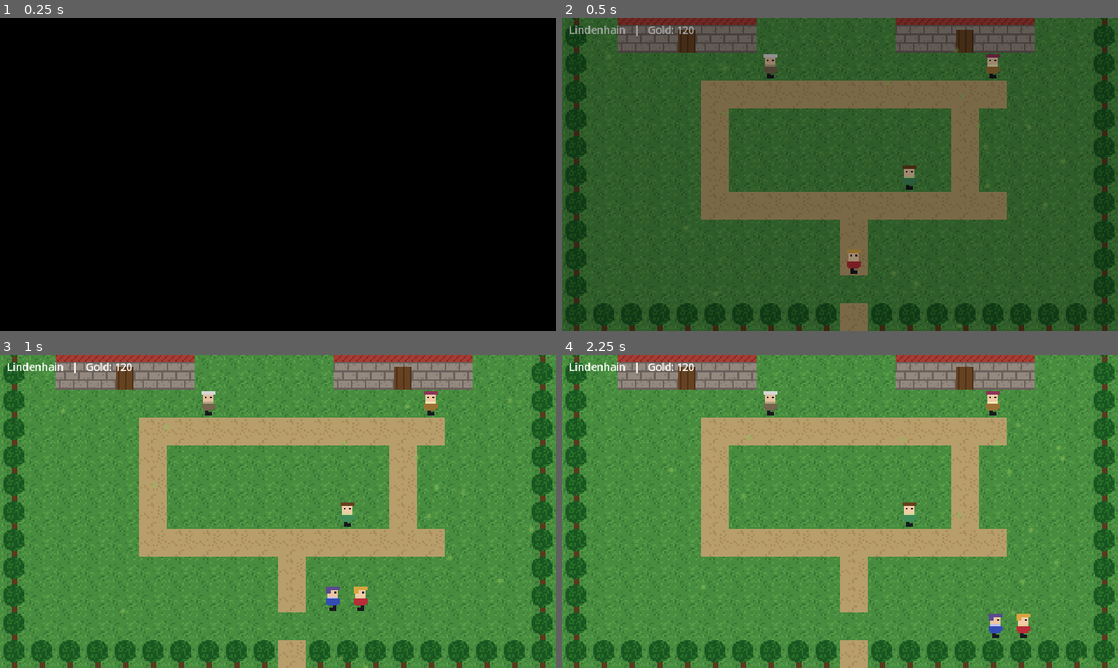
Above: before the commit, frames 1-4 (two rows, left to right).
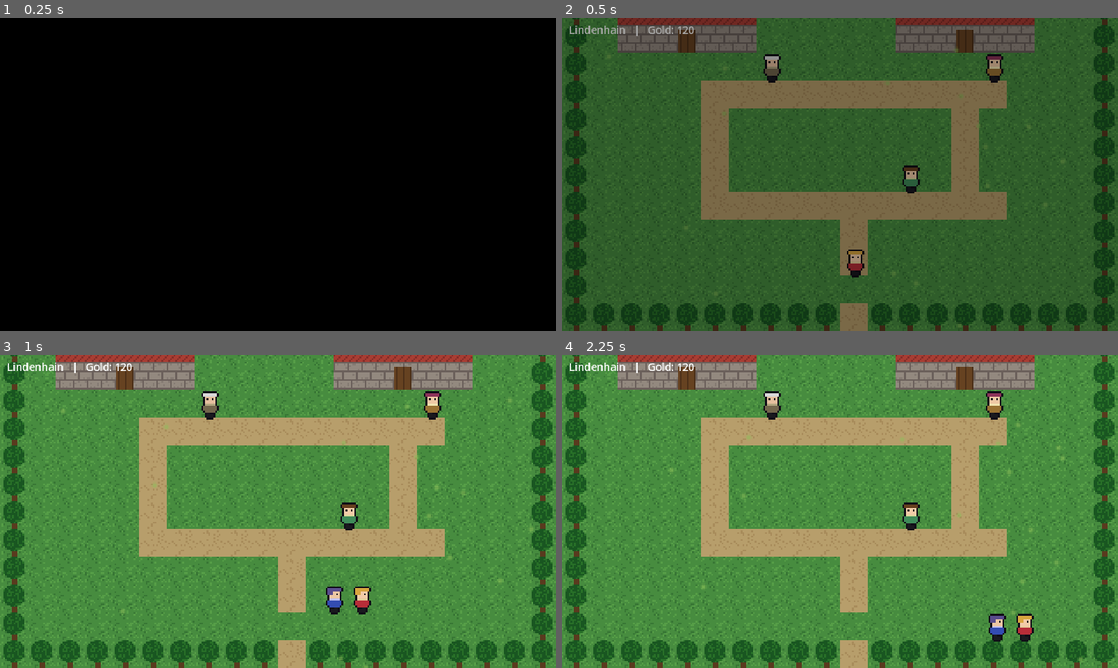
Above: after the commit, the same moments.

Repository: KungFuBrot/RpgGodot
Game: Godot game, scene res://scenes/Main.tscn
Same seed, same stepped clock (60 frames per second), same inputs: the game is played once before the commit and once after it.
Inputs:
- Up to frame 1 (0.25 s): no input
- Up to frame 2 (0.5 s): no input
- Up to frame 3 (1 s): tap Enter at 0.5 s; hold Right (move_right) from 0.53 s (still down); hold Z (confirm) from 0.53 s (still down); tap Space at 0.77 s
- Up to frame 4 (2.25 s): release Right (move_right) at 1.28 s; release Z (confirm) at 1.28 s; hold Down (move_down) 1.28-2.03 s; tap Enter at 1.35 s; tap Space at 1.52 s; hold Right (move_right) from 2.03 s (still down); hold Z (confirm) from 2.03 s (still down)

Frame 1 is identical in both runs. In frame 2, 0.6% of the frame differs, in the area x 36-80%, y 11-83%; in frame 3, 0.7%; in frame 4, 0.8%, in the area x 36-85%, y 11-92%.

Commit message:
Much richer hero and monster presentation
- New detailed battle sprites for the heroes (26x28 instead of 12x16):
  Serena with raised sword, gold hair, red armor and cape; Milo with
  pointed wizard hat, scarf, robe and staff with glowing orb
- Dark 1px outline around all characters, monsters and bosses makes
  every sprite pop against the background (fixed cascade bug: outline
  now samples the source image)
- Two-frame idle animations for all regular monsters: slime squishes,
  bat flaps its wings, skeleton chatters its jaw and sways its arms,
  frost wolf shifts its stance, ice ghost sways its wisps
- Regular monsters scaled up (5x -> 6x) with wider spacing to look
  more imposing next to the bigger heroes
- Occasional white weapon glint sparkle on idle heroes
- Dynamic shadow placement based on sprite size
- Re-export web build

Co-Authored-By: Claude Fable 5 <noreply@anthropic.com>
Claude-Session: https://claude.ai/code/session_01FCjvfjjxqQi9qw4396xiFx

Diff:
--- a/scripts/Battle.gd
+++ b/scripts/Battle.gd
@@ -110,12 +110,11 @@
 	for i in GameState.party.size():
 		var data: Dictionary = GameState.party[i]
 		var s := Sprite2D.new()
-		s.texture = SpriteFactory.character(data["id"], "side", 0)
-		s.flip_h = true
+		s.texture = SpriteFactory.hero_battle(data["id"])
 		s.scale = Vector2(5, 5)
-		var home := Vector2(700 + i * 40, 230 + i * 90)
+		var home := Vector2(700 + i * 45, 225 + i * 95)
 		s.position = home + Vector2(340, 0)
-		_attach_shadow(s, 9, 3, 8.5)
+		_attach_shadow(s, 11, 3, s.texture.get_height() * 0.5 - 1.0)
 		add_child(s)
 		heroes.append({"data": data, "sprite": s, "home": home, "ult_used": false})
 
@@ -124,20 +123,20 @@
 		var is_boss: bool = def.get("boss", false)
 		var s := Sprite2D.new()
 		s.texture = SpriteFactory.enemy(def["sprite"])
-		s.scale = Vector2(7, 7) if is_boss else Vector2(5, 5)
-		var home := Vector2(215, 232) if is_boss else Vector2(230 + (i % 2) * 90, 200 + i * 85)
+		s.scale = Vector2(7, 7) if is_boss else Vector2(6, 6)
+		var home := Vector2(215, 232) if is_boss else Vector2(225 + (i % 2) * 100, 190 + i * 90)
 		s.position = home - Vector2(500, 0)
 		if is_boss:
 			var foot: float = s.texture.get_height() * 0.5 + 0.5
 			_attach_shadow(s, 13, 3, foot)
 			_attach_boss_aura(s, def.get("theme", "bone"))
 		else:
-			_attach_shadow(s, 9, 3, 7.0)
+			_attach_shadow(s, 9, 3, s.texture.get_height() * 0.5 - 1.0)
 		add_child(s)
 		enemies.append({"name": def["name"], "hp": def["hp"], "max_hp": def["hp"],
 			"atk": def["atk"], "def": def["def"], "gold": def["gold"],
 			"sprite": s, "home": home, "alive": true, "is_boss": is_boss,
-			"acts": 0, "enraged": false})
+			"id": def["sprite"], "frame": 0, "acts": 0, "enraged": false})
 
 ## Weicher Schatten unter einem Kämpfer (als Kind, skaliert also mit).
 func _attach_shadow(s: Sprite2D, rx: int, ry: int, foot_y: float) -> void:
@@ -256,6 +255,40 @@
 	snow.texture = SpriteFactory.circle(2, Color.WHITE)
 	snow.z_index = 20
 	add_child(snow)
+
+## Lebendige Idles: Monster wechseln zwischen zwei Posen, Heldenwaffen glitzern.
+func _start_idle_animations() -> void:
+	var frame_timer := Timer.new()
+	frame_timer.wait_time = 0.38
+	frame_timer.autostart = true
+	frame_timer.timeout.connect(func():
+		for e in enemies:
+			if e["alive"] and not e["is_boss"] and SpriteFactory.enemy_has_anim(e["id"]):
+				e["frame"] = 1 - e["frame"]
+				(e["sprite"] as Sprite2D).texture = SpriteFactory.enemy_frame(e["id"], e["frame"]))
+	add_child(frame_timer)
+	var glint_timer := Timer.new()
+	glint_timer.wait_time = 2.6
+	glint_timer.autostart = true
+	glint_timer.timeout.connect(func():
+		var h: Dictionary = heroes[randi() % heroes.size()]
+		if h["data"]["hp"] <= 0:
+			return
+		var s: Sprite2D = h["sprite"]
+		var glint := Sprite2D.new()
+		glint.texture = SpriteFactory.circle(5, Color(1, 1, 1))
+		glint.position = s.position + Vector2(-52, -44) + Vector2(randf_range(-6, 6), randf_range(-6, 6))
+		var mat := CanvasItemMaterial.new()
+		mat.blend_mode = CanvasItemMaterial.BLEND_MODE_ADD
+		glint.material = mat
+		glint.scale = Vector2(0.2, 0.2)
+		add_child(glint)
+		var tw := glint.create_tween()
+		tw.tween_property(glint, "scale", Vector2(1.4, 1.4), 0.18).set_trans(Tween.TRANS_QUAD).set_ease(Tween.EASE_OUT)
+		tw.parallel().tween_property(glint, "rotation", 0.8, 0.4)
+		tw.tween_property(glint, "modulate:a", 0.0, 0.22)
+		tw.tween_callback(glint.queue_free))
+	add_child(glint_timer)
 
 func _idle_bob(s: Sprite2D, period: float) -> Tween:
 	var tw := create_tween().set_loops()
@@ -434,6 +467,7 @@
 		heroes[i]["bob"] = _idle_bob(heroes[i]["sprite"], 2.0 + i * 0.3)
 	for i in enemies.size():
 		_idle_bob(enemies[i]["sprite"], 1.6 + i * 0.25)
+	_start_idle_animations()
 	if not boss_def.is_empty():
 		await _boss_entrance()
 	else:
--- a/scripts/SpriteFactory.gd
+++ b/scripts/SpriteFactory.gd
@@ -7,6 +7,26 @@
 
 static func _tex(img: Image) -> ImageTexture:
 	return ImageTexture.create_from_image(img)
+
+## Dunkle 1px-Kontur um alle opaken Pixel — lässt Figuren deutlich hervortreten.
+static func _outlined(img: Image, color := Color(0.06, 0.05, 0.09)) -> Image:
+	var w := img.get_width()
+	var h := img.get_height()
+	var out := _img(w + 2, h + 2)
+	out.blit_rect(img, Rect2i(0, 0, w, h), Vector2i(1, 1))
+	for y in h + 2:
+		for x in w + 2:
+			if out.get_pixel(x, y).a > 0.01:
+				continue
+			# Nachbarn im QUELLBILD prüfen, sonst frisst sich die Kontur fort.
+			for d: Vector2i in [Vector2i(1, 0), Vector2i(-1, 0), Vector2i(0, 1), Vector2i(0, -1)]:
+				var sx: int = x - 1 + d.x
+				var sy: int = y - 1 + d.y
+				if sx >= 0 and sy >= 0 and sx < w and sy < h \
+						and img.get_pixel(sx, sy).a > 0.35:
+					out.set_pixel(x, y, color)
+					break
+	return out
 
 static func _img(w: int, h: int, base := Color(0, 0, 0, 0)) -> Image:
 	var img := Image.create(w, h, false, Image.FORMAT_RGBA8)
@@ -142,7 +162,120 @@
 	var off := 1 if frame == 1 else 0
 	img.fill_rect(Rect2i(4, 12 + off, 2, 3 - off), dark)
 	img.fill_rect(Rect2i(6, 12 + (1 - off), 2, 3 - (1 - off)), dark)
-	var t := _tex(img)
+	var t := _tex(_outlined(img))
+	_cache[key] = t
+	return t
+
+## ---------- Detaillierte Kampf-Sprites der Helden (blicken nach links) ----------
+
+## Serena: Schwertkämpferin mit erhobener Klinge, Goldhaar und rotem Harnisch.
+static func _serena_battle_img() -> Image:
+	var img := _img(26, 28)
+	var hair := Color(0.92, 0.74, 0.28)
+	var hair2 := Color(0.74, 0.56, 0.18)
+	var skin := Color(0.96, 0.80, 0.66)
+	var armor := Color(0.76, 0.20, 0.24)
+	var armor2 := Color(0.55, 0.12, 0.16)
+	var gold := Color(0.95, 0.82, 0.35)
+	var dark := Color(0.16, 0.14, 0.18)
+	var boot := Color(0.42, 0.28, 0.15)
+	var blade := Color(0.86, 0.91, 0.98)
+	var blade2 := Color(0.60, 0.68, 0.80)
+	# Wehendes Haar hinten
+	img.fill_rect(Rect2i(16, 2, 8, 3), hair)
+	img.fill_rect(Rect2i(18, 5, 7, 3), hair2)
+	img.fill_rect(Rect2i(20, 8, 5, 2), hair)
+	img.fill_rect(Rect2i(22, 10, 3, 2), hair2)
+	# Umhang hinter dem Körper
+	img.fill_rect(Rect2i(17, 10, 5, 10), armor2)
+	for cx in range(17, 22):
+		if (cx % 2) == 0:
+			img.set_pixel(cx, 20, armor2)
+	# Kopf mit Pony
+	img.fill_rect(Rect2i(9, 2, 8, 7), skin)
+	img.fill_rect(Rect2i(8, 1, 10, 2), hair)
+	img.fill_rect(Rect2i(8, 2, 2, 4), hair)
+	img.set_pixel(10, 5, dark)
+	# Körper: Harnisch mit Kragen, Gürtel, Schulterplatte
+	img.fill_rect(Rect2i(10, 9, 8, 8), armor)
+	img.fill_rect(Rect2i(10, 9, 8, 1), gold)
+	img.fill_rect(Rect2i(16, 10, 2, 7), armor2)
+	img.fill_rect(Rect2i(10, 13, 8, 1), gold)
+	img.fill_rect(Rect2i(14, 9, 5, 3), gold)
+	# Vorderer Arm mit Hand am Schwert
+	img.fill_rect(Rect2i(7, 10, 4, 2), armor)
+	img.fill_rect(Rect2i(6, 11, 2, 2), skin)
+	# Erhobene Klinge (diagonal nach vorn-oben) mit Parierstange
+	img.fill_rect(Rect2i(5, 10, 1, 3), gold)
+	for i in 8:
+		var bx := 5 - i / 2
+		var by := 9 - i
+		img.set_pixel(bx, by, blade)
+		img.set_pixel(bx + 1, by, blade2)
+	img.set_pixel(2, 1, Color(1, 1, 1))
+	# Beine im Ausfallschritt + Stiefel
+	img.fill_rect(Rect2i(10, 17, 3, 7), dark)
+	img.fill_rect(Rect2i(14, 17, 3, 7), dark)
+	img.fill_rect(Rect2i(9, 24, 4, 3), boot)
+	img.fill_rect(Rect2i(14, 24, 4, 3), boot)
+	return img
+
+## Milo: Zauberer mit Spitzhut, Schal und Stab samt glühendem Orb.
+static func _milo_battle_img() -> Image:
+	var img := _img(26, 28)
+	var robe := Color(0.24, 0.34, 0.72)
+	var robe2 := Color(0.16, 0.23, 0.52)
+	var trim := Color(0.78, 0.80, 0.96)
+	var hat := Color(0.30, 0.26, 0.60)
+	var hat2 := Color(0.20, 0.17, 0.44)
+	var skin := Color(0.94, 0.79, 0.65)
+	var scarf := Color(0.62, 0.30, 0.62)
+	var wood := Color(0.48, 0.32, 0.16)
+	var orb := Color(0.35, 0.90, 1.0)
+	var dark := Color(0.14, 0.12, 0.18)
+	var gold := Color(0.95, 0.82, 0.35)
+	# Spitzhut mit Knick und Stern
+	img.fill_rect(Rect2i(14, 0, 3, 2), hat2)
+	img.fill_rect(Rect2i(13, 2, 4, 2), hat)
+	img.fill_rect(Rect2i(11, 4, 7, 2), hat)
+	img.fill_rect(Rect2i(9, 6, 11, 1), hat2)
+	img.fill_rect(Rect2i(7, 7, 14, 2), hat)
+	img.set_pixel(12, 4, gold)
+	# Kopf unter der Krempe
+	img.fill_rect(Rect2i(10, 9, 7, 5), skin)
+	img.set_pixel(11, 11, dark)
+	img.fill_rect(Rect2i(16, 9, 2, 3), Color(0.35, 0.30, 0.55))
+	# Schal
+	img.fill_rect(Rect2i(10, 14, 7, 2), scarf)
+	img.fill_rect(Rect2i(15, 16, 3, 4), scarf)
+	# Robe, unten weiter werdend, mit Saum und Gürtel
+	img.fill_rect(Rect2i(10, 16, 8, 5), robe)
+	img.fill_rect(Rect2i(9, 21, 10, 5), robe)
+	img.fill_rect(Rect2i(16, 16, 2, 10), robe2)
+	img.fill_rect(Rect2i(9, 25, 10, 1), trim)
+	img.fill_rect(Rect2i(10, 20, 8, 1), gold)
+	# Arm nach vorn zur Stabhand
+	img.fill_rect(Rect2i(7, 16, 4, 2), robe)
+	img.fill_rect(Rect2i(6, 17, 2, 2), skin)
+	# Stab mit glühendem Orb
+	img.fill_rect(Rect2i(4, 9, 2, 18), wood)
+	img.fill_rect(Rect2i(3, 5, 4, 4), orb)
+	img.fill_rect(Rect2i(4, 6, 2, 2), Color(0.95, 1.0, 1.0))
+	img.set_pixel(2, 6, orb)
+	img.set_pixel(7, 6, orb)
+	img.set_pixel(4, 3, orb)
+	# Füße unter der Robe
+	img.fill_rect(Rect2i(10, 26, 3, 1), dark)
+	img.fill_rect(Rect2i(14, 26, 3, 1), dark)
+	return img
+
+## Großes Kampf-Sprite eines Helden (mit Kontur, gecacht).
+static func hero_battle(id: String) -> Texture2D:
+	var key := "hero_battle_" + id
+	if _cache.has(key):
+		return _cache[key]
+	var img := _serena_battle_img() if id == "serena" else _milo_battle_img()
+	var t := _tex(_outlined(img))
 	_cache[key] = t
 	return t
 
@@ -164,6 +297,20 @@
 			"abbaaaaaaaaaabba",
 			".abbbbbbbbbbbba.",
 			"..abbbbbbbbbba..",
+		],
+		"rows2": [
+			"................",
+			"....aaaaaaaa....",
+			"..aaaaaaaaaaaa..",
+			".aawaaaaaawaaaa.",
+			".aaeaaaaaaeaaaa.",
+			"aaaaaaaaaaaaaaaa",
+			"aaaaaabbbbaaaaaa",
+			"aaaaaaaaaaaaaaaa",
+			"abaaaaaaaaaaaaba",
+			"abbaaaaaaaaaabba",
+			"abbbbbbbbbbbbbba",
+			".abbbbbbbbbbbba.",
 		]},
 	"bat": {
 		"map": {"a": Color(0.35, 0.25, 0.45), "b": Color(0.22, 0.15, 0.30), "e": Color(0.95, 0.25, 0.25), "f": Color(0.55, 0.40, 0.65)},
@@ -178,6 +325,18 @@
 			"..fbbaaaaaabbf..",
 			"...f.aa..aa.f...",
 			".....a....a.....",
+		],
+		"rows2": [
+			"......a..a......",
+			".....aaaaaa.....",
+			"bb...aeaaea...bb",
+			"bbb..aaaaaa..bbb",
+			"bbbbbaaaaaabbbbb",
+			".bbbbaaaaaabbbb.",
+			"..fbbaafaabbf...",
+			"...fbaaaaaabf...",
+			".....aa..aa.....",
+			"................",
 		]},
 	"frostwolf": {
 		"map": {"a": Color(0.68, 0.80, 0.93), "b": Color(0.36, 0.50, 0.70), "e": Color(0.25, 0.95, 1.0), "w": Color(0.92, 0.97, 1.0)},
@@ -192,6 +351,18 @@
 			"...bab..baab....",
 			"...ba....ba.....",
 			"...b.....b......",
+		],
+		"rows2": [
+			".b.........bb...",
+			".bb........bab..",
+			"..b......baaab..",
+			".babbbbbaaaaaeb.",
+			"..baaaaaaaaaaab.",
+			"..baaaaaaaaawww.",
+			"...baaaaaaaab...",
+			"....ab...bab....",
+			"....b....a......",
+			"................",
 		]},
 	"eisgeist": {
 		"map": {"a": Color(0.72, 0.85, 0.98, 0.85), "b": Color(0.45, 0.62, 0.85, 0.85), "e": Color(0.20, 0.90, 1.0)},
@@ -207,6 +378,19 @@
 			".aabaaaaaabaa.",
 			"..aa.aaaa.aa..",
 			"..a...aa...a..",
+		],
+		"rows2": [
+			"....aaaaaa....",
+			"..aaaaaaaaaa..",
+			".aaaeaaaaeaaa.",
+			".aaaeaaaaeaaa.",
+			".aaaaaaaaaaaa.",
+			"aaaaabaabaaaaa",
+			"aaaaaabbaaaaaa",
+			".aaaaaaaaaaaa.",
+			".aabaaaaaabaa.",
+			"...aa.aa..aa..",
+			"....a..aa..a..",
 		]},
 	"skeleton": {
 		"map": {"a": Color(0.88, 0.86, 0.78), "b": Color(0.60, 0.58, 0.50), "e": Color(0.05, 0.05, 0.08), "r": Color(0.55, 0.15, 0.15)},
@@ -218,6 +402,24 @@
 			"...abbbba...",
 			"....aaaa....",
 			"..raaaaaar..",
+			".raabaabaar.",
+			".a.abaaba.a.",
+			".a.aaaaaa.a.",
+			"...abaaba...",
+			"...abaaba...",
+			"...aa..aa...",
+			"..ba....ab..",
+			"..a......a..",
+			".aa......aa.",
+		],
+		"rows2": [
+			"...aaaaaa...",
+			"..aaaaaaaa..",
+			"..aeaaaaea..",
+			"..aaaaaaaa..",
+			"...aeeeea...",
+			"....aaaa....",
+			".r.aaaaaa.r.",
 			".raabaabaar.",
 			".a.abaaba.a.",
 			".a.aaaaaa.a.",
@@ -383,27 +585,32 @@
 	return img
 
 static func enemy(id: String) -> Texture2D:
-	var key := "enemy_" + id
+	return enemy_frame(id, 0)
+
+## Hat der Gegner eine zweite Idle-Pose zum Durchwechseln?
+static func enemy_has_anim(id: String) -> bool:
+	return ENEMY_ART.has(id) and ENEMY_ART[id].has("rows2")
+
+static func enemy_frame(id: String, frame: int) -> Texture2D:
+	var key := "enemy_%s_%d" % [id, frame]
 	if _cache.has(key):
 		return _cache[key]
+	var img: Image
 	if id == "boss":
-		var bt := _tex(_boss_img())
-		_cache[key] = bt
-		return bt
-	if id == "boss2":
-		var bt2 := _tex(_boss2_img())
-		_cache[key] = bt2
-		return bt2
-	var art: Dictionary = ENEMY_ART[id]
-	var rows: Array = art["rows"]
-	var w: int = rows[0].length()
-	var img := _img(w, rows.size())
-	for y in rows.size():
-		for x in w:
-			var ch: String = rows[y][x]
-			if art["map"].has(ch):
-				img.set_pixel(x, y, art["map"][ch])
-	var t := _tex(img)
+		img = _boss_img()
+	elif id == "boss2":
+		img = _boss2_img()
+	else:
+		var art: Dictionary = ENEMY_ART[id]
+		var rows: Array = art["rows2"] if (frame == 1 and art.has("rows2")) else art["rows"]
+		var w: int = rows[0].length()
+		img = _img(w, rows.size())
+		for y in rows.size():
+			for x in w:
+				var ch: String = rows[y][x]
+				if art["map"].has(ch):
+					img.set_pixel(x, y, art["map"][ch])
+	var t := _tex(_outlined(img))
 	_cache[key] = t
 	return t
 
